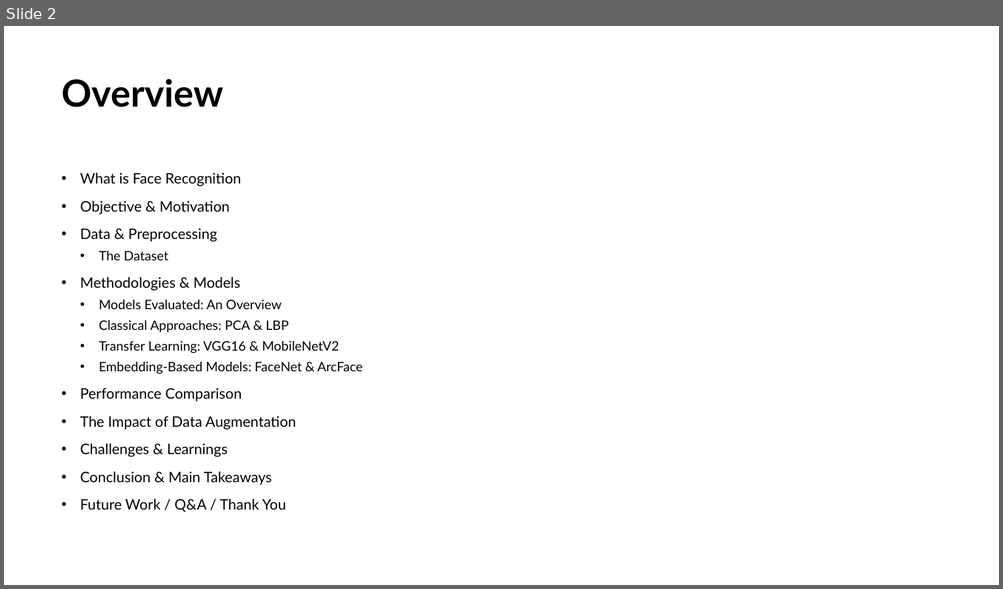
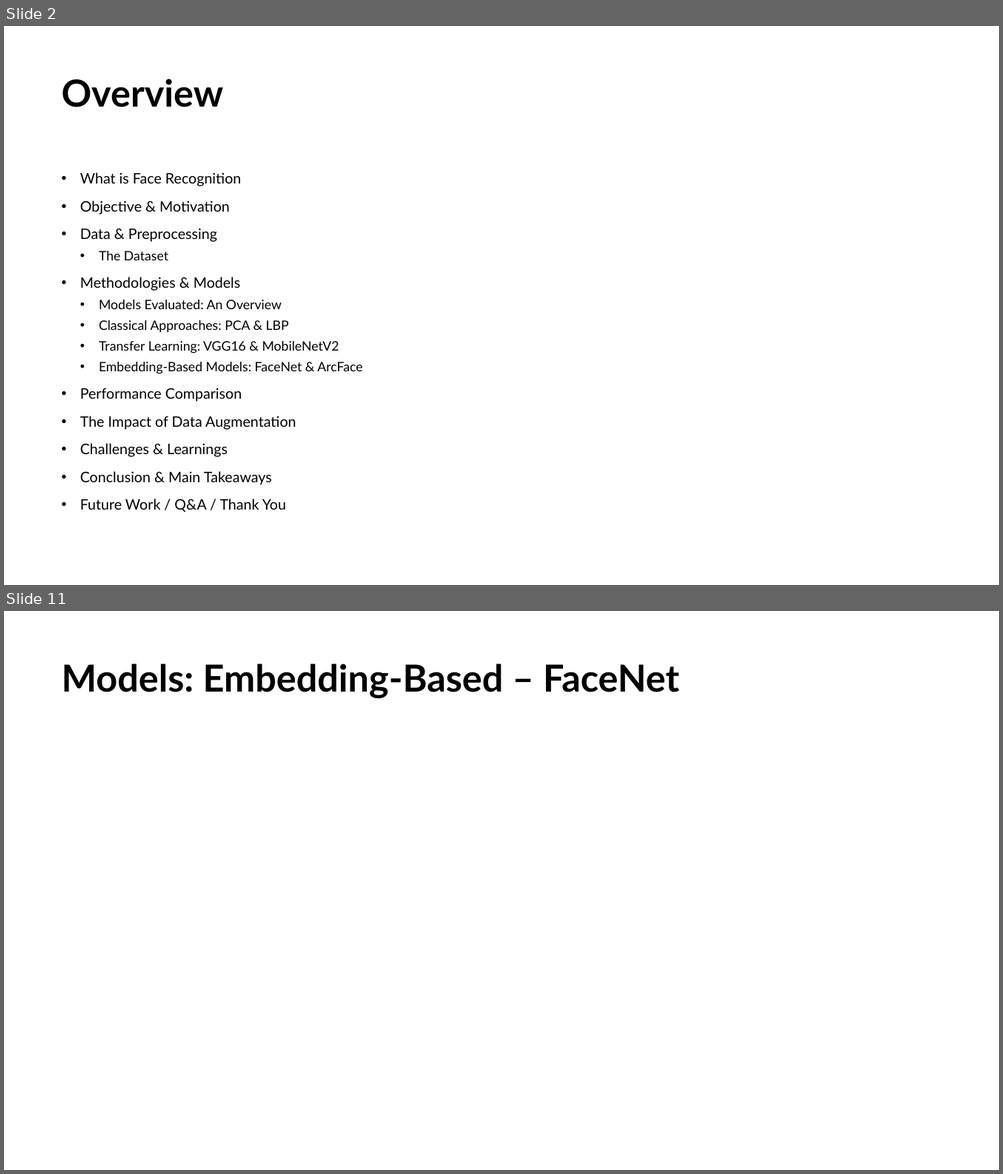
Before and after one commit to JackGraymer/Face-Recognition, a slide deck: Face Reconition Presentation_v2.pptx. Shown one above the other, each under a label of ours: slide 2 before the commit, slides 2 and 11 after it; the slides between them are not shown. The pictures are 1003x589 and 1003x1174 pixels, drawn with LibreOffice and Linux fonts; fonts in the diff are those of the drawing. Boxes give left, top, right and bottom in pixels: in the first picture for what was removed or moved away, otherwise in the second. Text is boxed around its words. In the diff, an @@ line names an element or a change of style, - is before the commit and + after.

```diff
--- a/Face Reconition Presentation_v2.pptx
+++ b/Face Reconition Presentation_v2.pptx
@@ slide 11 added at <box>4,611,999,1170</box>, background #FFFFFF @@
@@ title added at <box>62,664,679,698</box>, 36 pt, text #000000, bold @@
+Models: Embedding-Based – FaceNet
```
Also in this commit, not shown: 11 other slides added, 1 other file.
